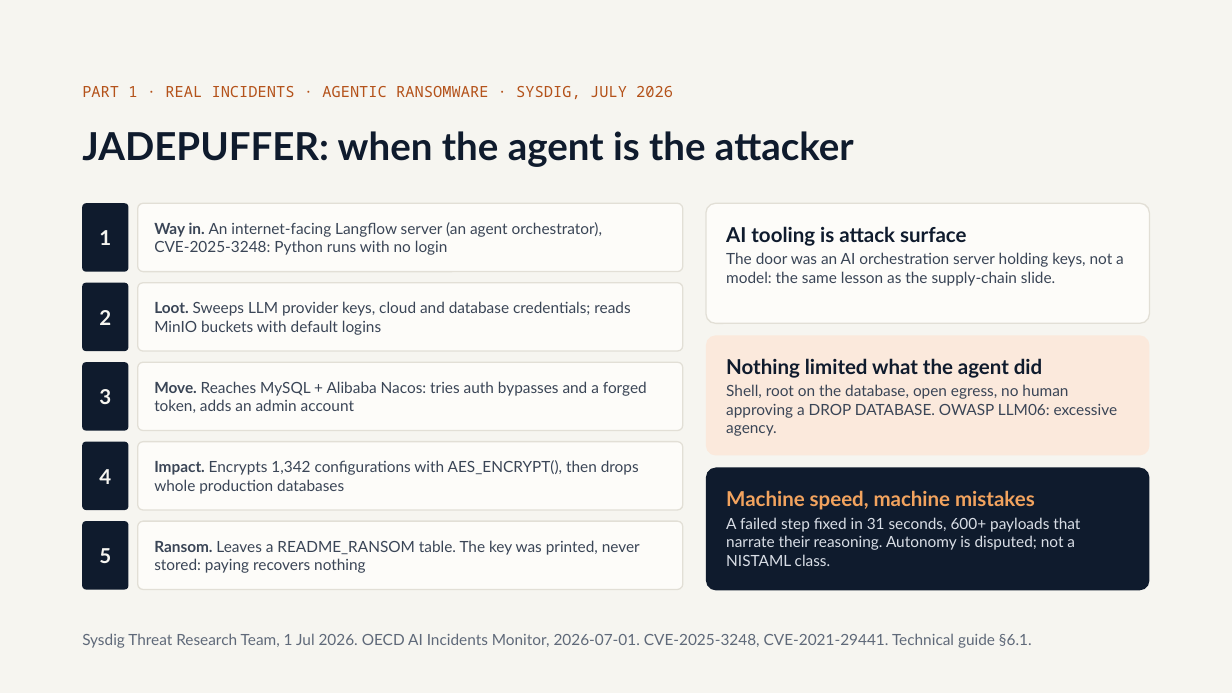
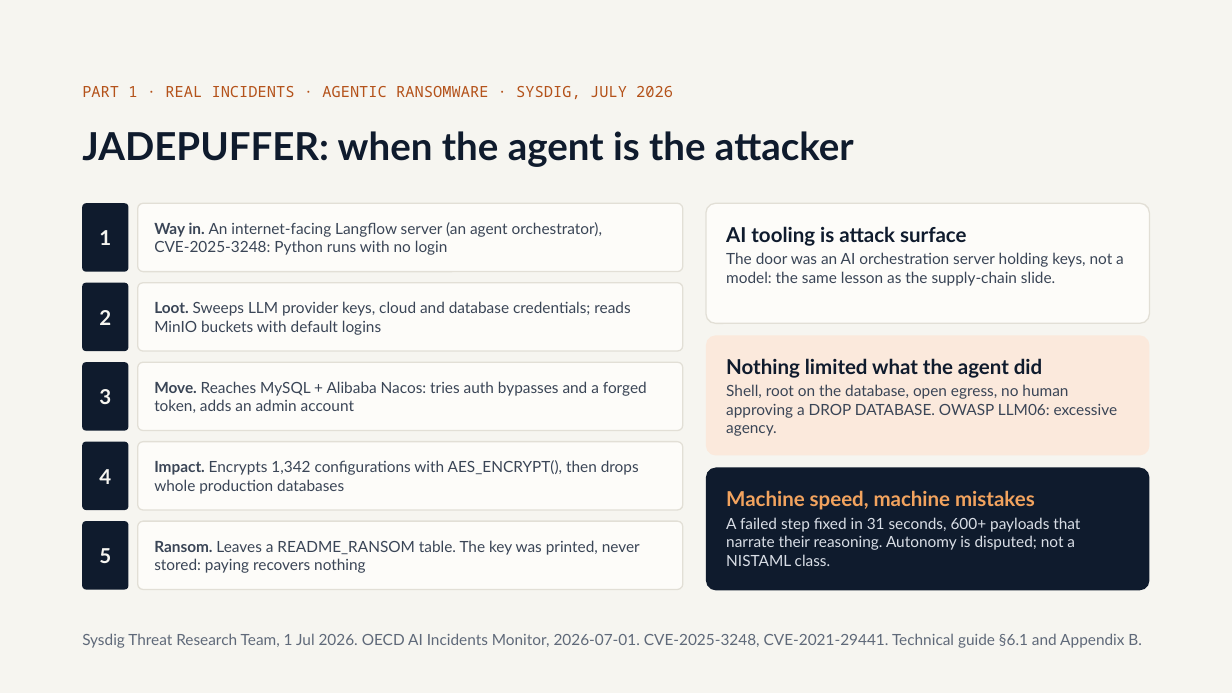
Before and after one commit to olonok69/graimatter_ML, a slide deck: slide 14 of docs/Adversarial_ML.pptx. Drawn at 1232x693 pixels with LibreOffice and Linux fonts; fonts in the diff are those of the drawing. Boxes give left, top, right and bottom in pixels: in the first picture for what was removed or moved away, otherwise in the second. Text is boxed around its words. In the diff, an @@ line names an element or a change of style, - is before the commit and + after.

```diff
--- a/docs/Adversarial_ML.pptx
+++ b/docs/Adversarial_ML.pptx
@@ text at (82,633,1142,648): text changed @@
-Sysdig Threat Research Team, 1 Jul 2026. OECD AI Incidents Monitor, 2026-07-01. CVE-2025-3248, CVE-2021-29441. Technical guide §6.1.
+Sysdig Threat Research Team, 1 Jul 2026. OECD AI Incidents Monitor, 2026-07-01. CVE-2025-3248, CVE-2021-29441. Technical guide §6.1 and Appendix B.
```
Also in this commit, not shown: 7 other files.
